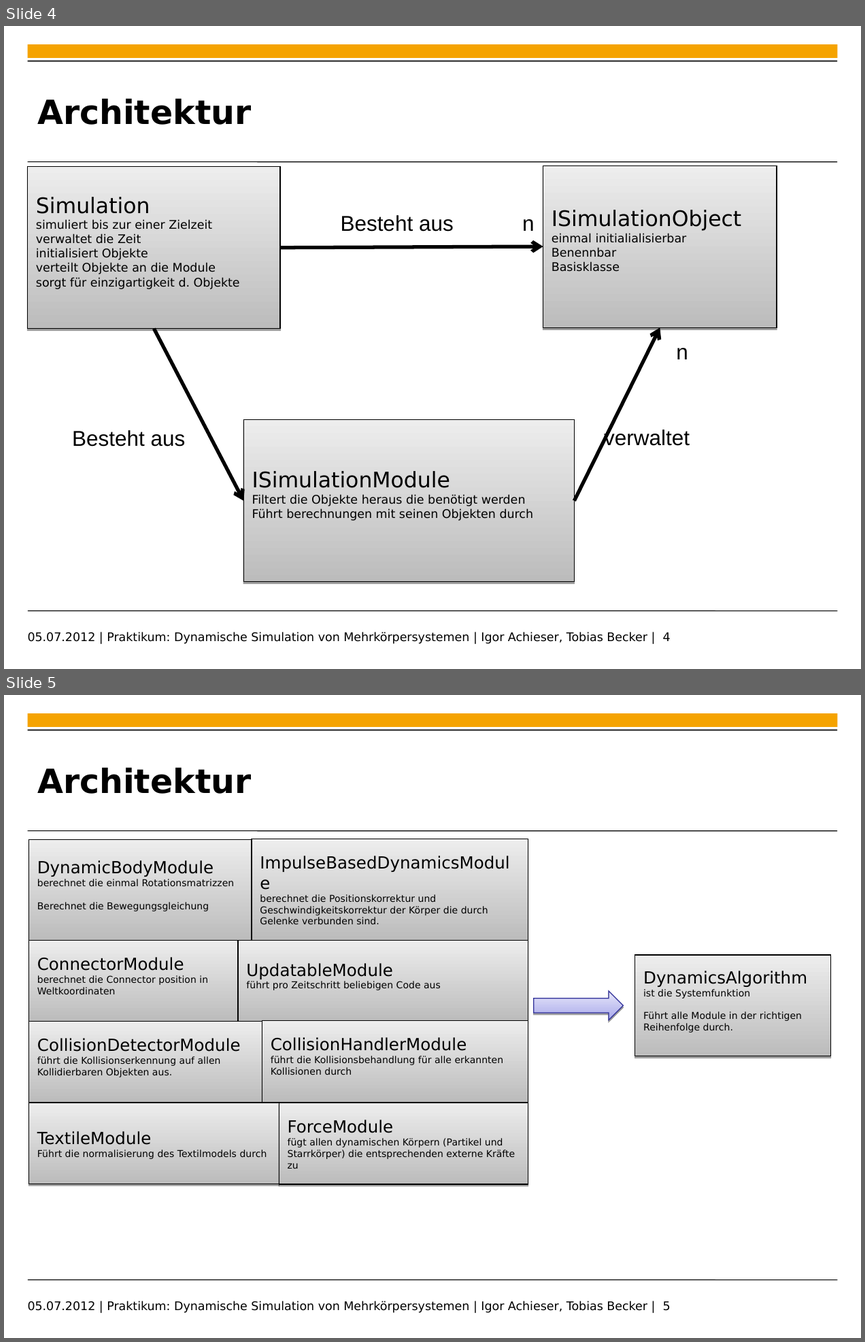
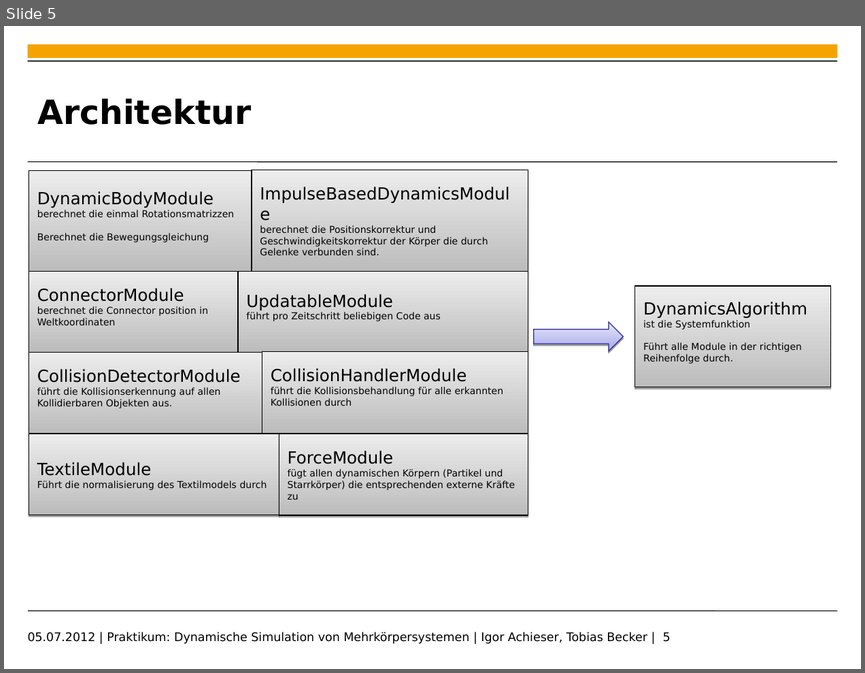
Before and after one commit to toeb/sine, a slide deck: Documentation/presentation.ppt. Shown one above the other, each under a label of ours: slides 4 and 5 before the commit, slide 5 after it. The pictures are 865x1342 and 865x673 pixels, drawn with LibreOffice and Linux fonts; fonts in the diff are those of the drawing; background and template pictures are left out. Boxes give left, top, right and bottom in pixels: in the first picture for what was removed or moved away, otherwise in the second. Text is boxed around its words. In the diff, an @@ line names an element or a change of style, - is before the commit and + after.

```diff
--- a/Documentation/presentation.ppt
+++ b/Documentation/presentation.ppt
@@ slide 4 removed at [4, 26, 861, 669], background #FFFFFF; not listed: 4 template elements that a slide beside it also shows @@
@@ title removed at [37, 98, 251, 125] @@
-Architektur
@@ rectangle removed at [27, 167, 280, 329] @@
-Simulation
-simuliert bis zur einer Zielzeit
-verwaltet die Zeit
-initialisiert Objekte
-verteilt Objekte an die Module
-sorgt für einzigartigkeit d. Objekte
@@ rectangle removed at [543, 165, 777, 328] @@
-ISimulationObject
-einmal initialialisierbar
-Benennbar
-Basisklasse
@@ text removed at [341, 215, 453, 231] @@
-Besteht aus
@@ text removed at [522, 219, 534, 231] @@
-n
@@ arrow removed from (280, 248) to (543, 246) @@
@@ arrow removed from (154, 329) to (244, 501) @@
@@ arrow removed from (574, 501) to (660, 328) @@
@@ text removed at [676, 348, 688, 359] @@
-n
@@ text removed at [72, 430, 186, 446] @@
-Besteht aus
@@ rectangle removed at [244, 419, 575, 581] @@
-ISimulationModule
-Filtert die Objekte heraus die benötigt werden
-Führt berechnungen mit seinen Objekten durch
@@ text removed at [604, 428, 689, 446] @@
-verwaltet
@@ text removed at [28, 631, 670, 643] @@
-05.07.2012 | Praktikum: Dynamische Simulation von Mehrkörpersystemen | Igor Achieser, Tobias Becker | 4
```
Also in this commit, not shown: 1 slide changed, 2 slides added.
